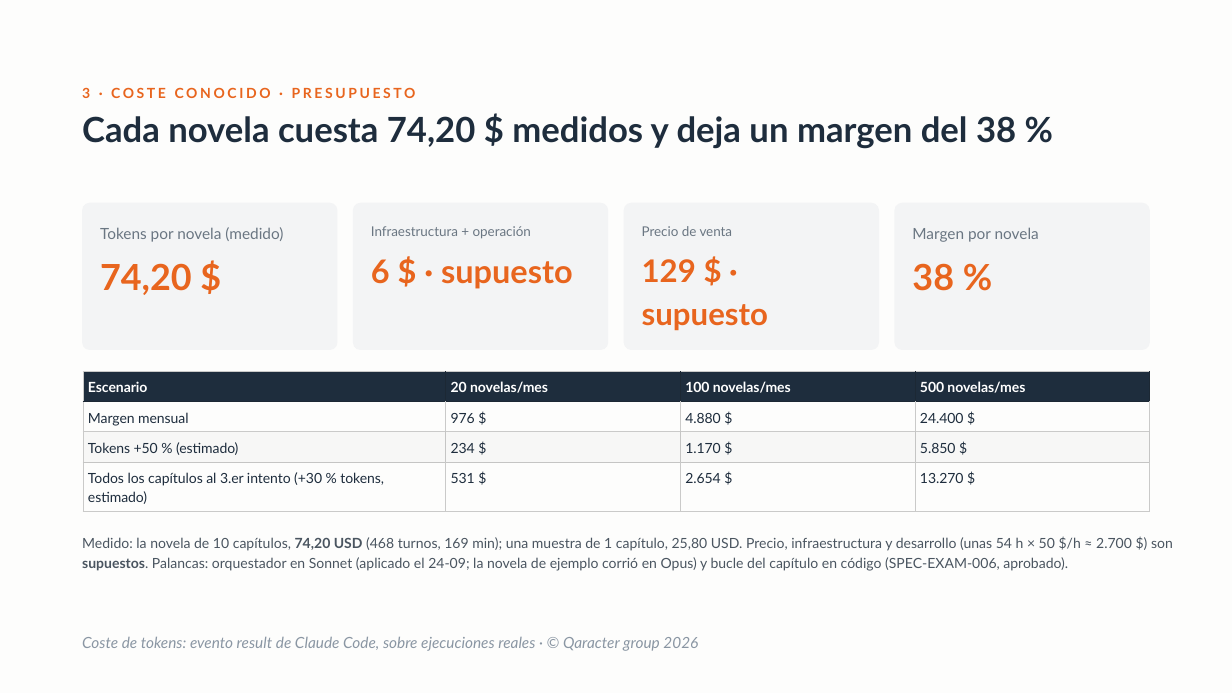
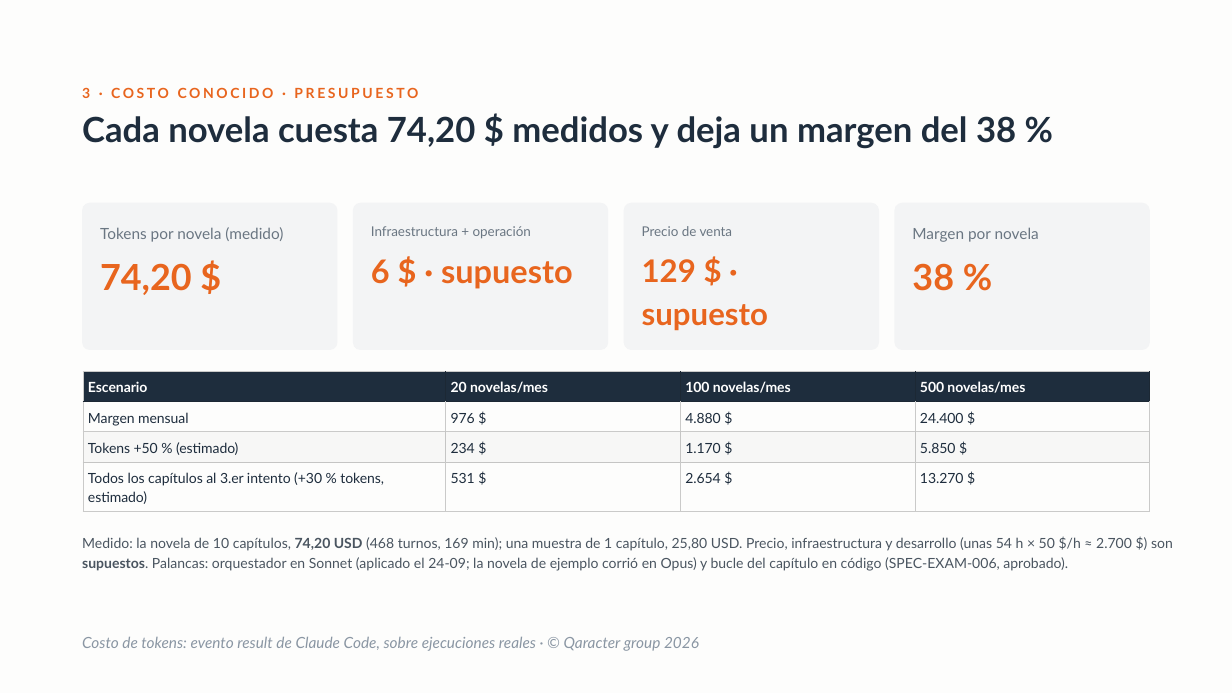
Before and after one commit to davidcalham12/My-story, a slide deck: slide 14 of presentacion/storymaker-deck.pptx. Drawn at 1232x693 pixels with LibreOffice and Linux fonts; fonts in the diff are those of the drawing. Boxes give left, top, right and bottom in pixels: in the first picture for what was removed or moved away, otherwise in the second. Text is boxed around its words. In the diff, an @@ line names an element or a change of style, - is before the commit and + after.

```diff
--- a/presentacion/storymaker-deck.pptx
+++ b/presentacion/storymaker-deck.pptx
@@ text at box(82, 87, 418, 98): text changed @@
-3 · COSTE CONOCIDO · PRESUPUESTO
+3 · COSTO CONOCIDO · PRESUPUESTO
@@ text at box(82, 637, 699, 651): text changed @@
-Coste de tokens: evento result de Claude Code, sobre ejecuciones reales · © Qaracter group 2026
+Costo de tokens: evento result de Claude Code, sobre ejecuciones reales · © Qaracter group 2026
```
Also in this commit, not shown: 5 other slides changed, 2 other files.
